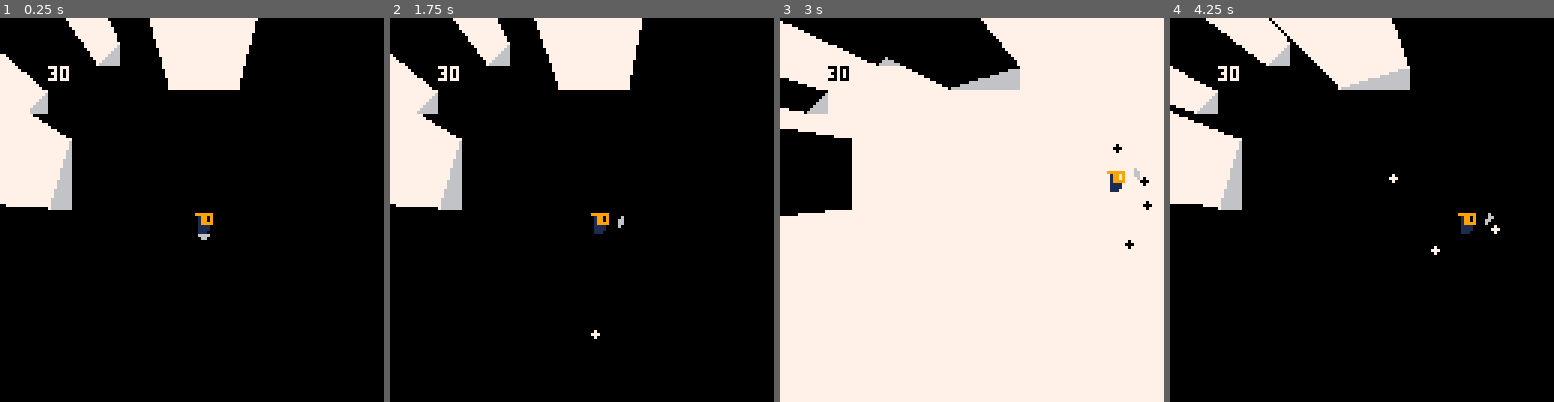
Above: before the commit, frames 1-4 (left to right).
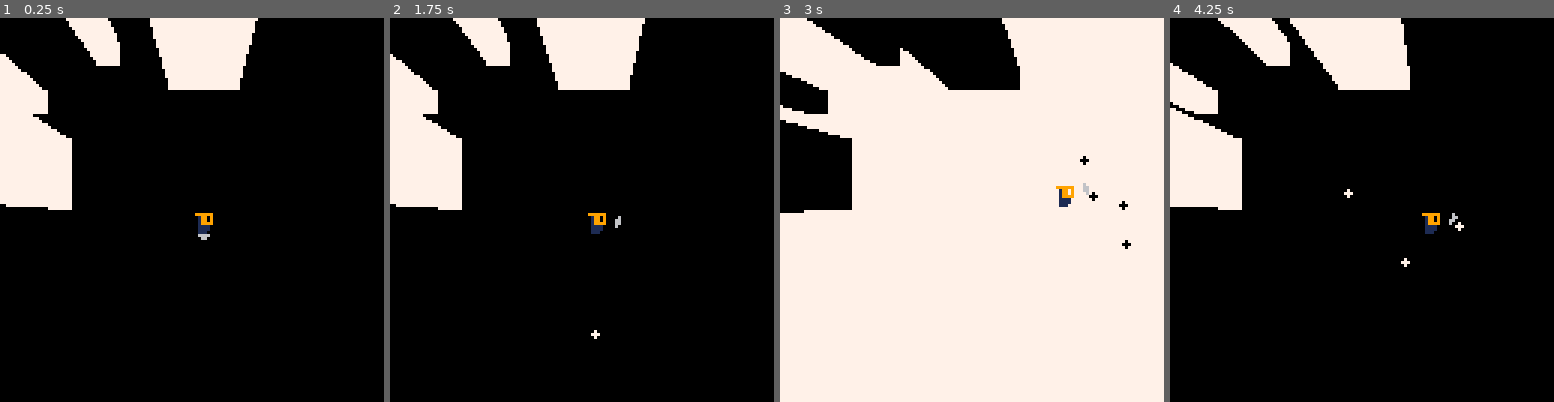
Above: after the commit, the same moments.

Repository: Shishudy/GlobalGameJam2026
Game: PICO-8 cartridge lua/playertest.p8
Same seed, same stepped clock (60 frames per second), same inputs: the game is played once before the commit and once after it.
Inputs:
- Up to frame 1 (0.25 s): no input
- Up to frame 2 (1.75 s): tap X (X key) at 0.33, 1.07 s; tap O (Z key) at 0.7, 1.7 s; hold Right from 1.6 s (still down)
- Up to frame 3 (3 s): tap X (X key) at 1.85, 2.97 s; release Right at 2.1 s; tap O (Z key) at 2.1, 2.5, 2.9 s; hold Up 2.15-2.42 s; hold Right from 2.47 s (still down)
- Up to frame 4 (4.25 s): release Right at 3.03 s; hold Left 3.08-3.58 s; tap O (Z key) at 3.3, 3.7, 4.1 s; hold Down 3.63-3.97 s; hold Right from 4.02 s (still down); tap X (X key) at 4.08 s

The runs differ from the first frame. In frame 1, 1.0% of the frame differs, in the area x 7-32%, y 7-50%; in frame 2, 1.4%; in frame 3, 3.1%; in frame 4, 3.3%, in the area x 0-86%, y 0-65%.

Commit message:
FIXED SHADOW OF 'ONLY BOXES' AT 3AM

Diff:
--- a/lua/Main.lua
+++ b/lua/Main.lua
@@ -1,6 +1,6 @@
-
 function _init()
-    init_objects()
+    visible_vertices_coroutine = cocreate(coroutine_get_shadow_vertices)
+    init_shadow_objects()
 end
 
 function _draw()
@@ -12,9 +12,10 @@
 end
 
 function _update()
-    if (btn(5)) do
+    if btn(5) then
         activate_mask()
     end
+    coresume(visible_vertices_coroutine)
     updatePlayer()
     updateBullets()
 end
--- a/lua/Player.lua
+++ b/lua/Player.lua
@@ -9,7 +9,7 @@
 	velocityX = 0,
 	velocityY = 0,
 	sprite = 0,
-	acceleration = 0.4,
+	acceleration = 0.25,
 	directionX = 1,
 	directionY = 0,
 	aimTarget = 0,
--- a/lua/constants.lua
+++ b/lua/constants.lua
@@ -2,10 +2,10 @@
 MAP_H = 16
 
 -- Setup on init_objects()
-MAP_W_MIN = 0
-MAP_W_MAX = 0
-MAP_H_MIN = 0
-MAP_H_MAX = 0
+MAP_W_MIN = 0   -- 0
+MAP_W_MAX = 0   -- 16
+MAP_H_MIN = 0   -- 0
+MAP_H_MAX = 0   -- 16
 
 
 TILE = 8
--- a/lua/playertest.p8
+++ b/lua/playertest.p8
@@ -19,14 +19,14 @@
 00700700000060000000000000000000000000000006060000000660006600000666666600000660000060000000000000000000000000000000000000600000
 00000000000060000000000000000000000000000006060000000660006000000066666600000000000000000000000000006000000000000000000000000000
 00000000000000000000000000000000000000000000000000000000000000000066000000000000000000000000000000000000000000000000000000000000
-00000000000000006666666600000000000000000000000000000000000000000000000000000000000000000000000000000000000000000000000000000000
-00000000000000006666666600000000000000000000000000000000000000000000000000000000000000000000000000000000000000000000000000000000
-00000000000000006666666600000000000000000000000000000000000000000000000000000000000000000000000000000000000000000000000000000000
-00000000000000006666666600000000000000000000000000000000000000000000000000000000000000000000000000000000000000000000000000000000
-00000000000000006666666600000000000000000000000000000000000000000000000000000000000000000000000000000000000000000000000000000000
-00000000000000006666666600000000000000000000000000000000000000000000000000000000000000000000000000000000000000000000000000000000
-00000000000000006666666600000000000000000000000000000000000000000000000000000000000000000000000000000000000000000000000000000000
-00000000000000006666666600000000000000000000000000000000000000000000000000000000000000000000000000000000000000000000000000000000
+00000000000000007777777700000000000000000000000000000000000000000000000000000000000000000000000000000000000000000000000000000000
+00000000000000007777777700000000000000000000000000000000000000000000000000000000000000000000000000000000000000000000000000000000
+00000000000000007777777700000000000000000000000000000000000000000000000000000000000000000000000000000000000000000000000000000000
+00000000000000007777777700000000000000000000000000000000000000000000000000000000000000000000000000000000000000000000000000000000
+00000000000000007777777700000000000000000000000000000000000000000000000000000000000000000000000000000000000000000000000000000000
+00000000000000007777777700000000000000000000000000000000000000000000000000000000000000000000000000000000000000000000000000000000
+00000000000000007777777700000000000000000000000000000000000000000000000000000000000000000000000000000000000000000000000000000000
+00000000000000007777777700000000000000000000000000000000000000000000000000000000000000000000000000000000000000000000000000000000
 00000000000000000000000000000000000000000000000000000000000000000000000000000000000000000000000000000000000000000000000000000000
 00000000000000000000000000000000000000000000000000000000000000000000000000000000000000000000000000000000000000000000000000000000
 00000000000000000000000000000000000000000000000000000000000000000000000000000000000000000000000000000000000000000000000000000000
--- a/lua/shadows.lua
+++ b/lua/shadows.lua
@@ -1,10 +1,14 @@
-
-function init_objects()
-    MAP_W_MIN = MAP_W*(current_level-1-(flr((current_level-1)/8)*8))
-    MAP_W_MAX = MAP_W*(current_level-(flr((current_level-1)/8)*8))-1
-    MAP_H_MIN = MAP_H*(flr((current_level-1)/8))
-    MAP_H_MAX = MAP_H*(flr((current_level-1)/8)+1)-1
-
+shadow_coroutine = nil
+-- {tiles{{tx,ty},}, vertices{{vx,vy},}, visible_vertices{{vx,vy},} }
+shadow_objects = {}
+
+function init_shadow_objects()
+    MAP_W_MIN = MAP_W * (current_level - 1 - (flr((current_level - 1) / 8) * 8))
+    MAP_W_MAX = MAP_W * (current_level - (flr((current_level - 1) / 8) * 8)) - 1
+    MAP_H_MIN = MAP_H * flr((current_level - 1) / 8)
+    MAP_H_MAX = MAP_H * (flr((current_level - 1) / 8) + 1) - 1
+
+-- {tiles{{tx,ty},}, vertices{{vx,vy},}, visible_vertices{{vx,vy},} }
     shadow_objects = {}
     local seen = {}
 
@@ -17,7 +21,6 @@
 
     for ty = MAP_H_MIN, MAP_H_MAX do
         for tx = MAP_W_MIN, MAP_W_MAX do
-
             local id = mget(tx, ty)
 
             -- is this a shadow tile and not visited yet?
@@ -63,6 +66,9 @@
             end
         end
     end
+    for o = 1, #shadow_objects do
+        get_shadow_vertices(o)
+    end
 end
 
 function check_outer_vertices(x1, y1)
@@ -127,7 +133,7 @@
     local dy = vy - py
 
     -- number px to cover the segment
-    local steps = max(1, ceil(max(abs(dx), abs(dy))))
+    local steps = max(1, ceil(max(abs(dx), abs(dy))) / 4)
     local stepx = dx / steps
     local stepy = dy / steps
 
@@ -153,28 +159,35 @@
     return true
 end
 
-function get_shadow_vertices()
-    for o = 1, #shadow_objects do
-        local obj = shadow_objects[o]
-        local tiles = obj.tiles
-        local verts = obj.vertices or {}
-        local visible_vertices = {}
-        -- for vertice of object
-        for v = 1, #verts do
-            local vx, vy = verts[v][1], verts[v][2]
-            local px, py = player.x+(TILE/2), player.y+(TILE/2)
-
-            if is_vertice_visible(px, py, vx, vy, tiles) then
-                add(visible_vertices, { verts[v][1], verts[v][2] })
-            end
-        end
-        shadow_objects[o].visible_vertices = visible_vertices
+function get_shadow_vertices(o)
+    local obj = shadow_objects[o]
+    local tiles = obj.tiles
+    local verts = obj.vertices or {}
+    local visible_vertices = {}
+    -- for vertice of object
+    for v = 1, #verts do
+        local vx, vy = verts[v][1], verts[v][2]
+        local px, py = player.x + (TILE / 2), player.y + (TILE / 2)
+
+        if is_vertice_visible(px, py, vx, vy, tiles) then
+            add(visible_vertices, { verts[v][1], verts[v][2] })
+        end
+    end
+    shadow_objects[o].visible_vertices = visible_vertices
+end
+
+function coroutine_get_shadow_vertices()
+    while true do
+        for o = 1, #shadow_objects do
+            get_shadow_vertices(o)
+        end
+        yield()
     end
 end
 
 function get_shadow_angles(v, tile)
     -- best 2 angles that have to include the tile, of the visible vertices
-    local px, py = player.x+(TILE/2), player.y+(TILE/2)
+    local px, py = player.x + (TILE / 2), player.y + (TILE / 2)
     local tile_x, tile_y = tile[1], tile[2]
 
     -- angle to tile center
@@ -194,12 +207,12 @@
 
     -- Sort angles by distance in descending order (farthest first)
     qsort(angles, function(a, b) return a[2] > b[2] end)
-    -- Remove vertices with similar angles from the 2 selected
-    while true do
-        if abs(angles[1][3] - angles[2][3]) < 3 then
+
+    if #angles > 2 then
+        local vx1, vy1 = v[angles[1][1]][1], v[angles[1][1]][2]
+        local vx2, vy2 = v[angles[2][1]][1], v[angles[2][1]][2]
+        if vx1 == vx2 or vy1 == vy2 then
             del(angles, angles[2])
-        else
-            break
         end
     end
 
@@ -221,7 +234,7 @@
     end
 end
 
-function adjust_vertice(x,y)
+function adjust_vertice(x, y)
     local nbs = { { -1, -1 }, { 1, -1 }, { -1, 1 }, { 1, 1 } }
     for nb = 1, #nbs do
         local nx = x + nbs[nb][1]
@@ -233,8 +246,7 @@
 end
 
 function draw_shadow()
-    local color = 7
-    get_shadow_vertices()
+    local oposite_color = 7
     all_shadows = {}
     for o = 1, #shadow_objects do
         local obj = shadow_objects[o]
@@ -243,7 +255,6 @@
         local vvertices = obj.visible_vertices
         if #vvertices >= 2 then
             local i1, a1, i2, a2 = get_shadow_angles(vvertices, tiles[1])
-
             local x1, y1 = vvertices[i1][1], vvertices[i1][2]
             local x2, y2 = vvertices[i2][1], vvertices[i2][2]
 
@@ -251,15 +262,16 @@
             nbs = { { -1, -1 }, { 1, -1 }, { -1, 1 }, { -1, -1 } }
             local good_vertice = true
 
-            x1, y1 = adjust_vertice(x1,y1)
-            x2, y2 = adjust_vertice(x2,y2)
+            x1, y1 = adjust_vertice(x1, y1)
+            x2, y2 = adjust_vertice(x2, y2)
 
             local fx1, fy1 = x1 + sin(a1 / 360) * shadow_len, y1 + cos(a1 / 360) * shadow_len
             local fx2, fy2 = x2 + sin(a2 / 360) * shadow_len, y2 + cos(a2 / 360) * shadow_len
 
-            pelogen_tri_hvb(x1, y1, x2, y2, fx1, fy1, color)
-            pelogen_tri_hvb(x2, y2, fx1, fy1, fx2, fy2, color)
-        end
-    end
-    print(stat(7), 2 * 8, 2 * 8)
-end
+            pelogen_tri_hvb(x1, y1, x2, y2, fx1, fy1, oposite_color)
+            pelogen_tri_hvb(x2, y2, fx1, fy1, fx2, fy2, oposite_color)
+        end
+    end
+    --fps
+    --print(stat(7), 2 * 8, 2 * 8)
+end
